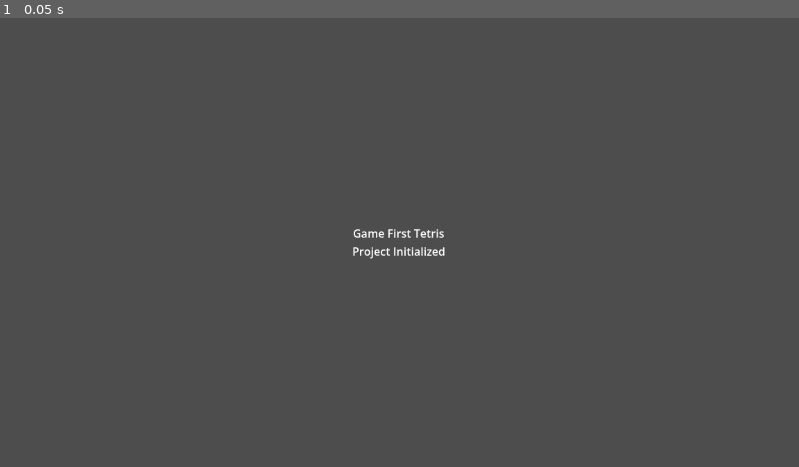
Above: before the commit, frame 1.
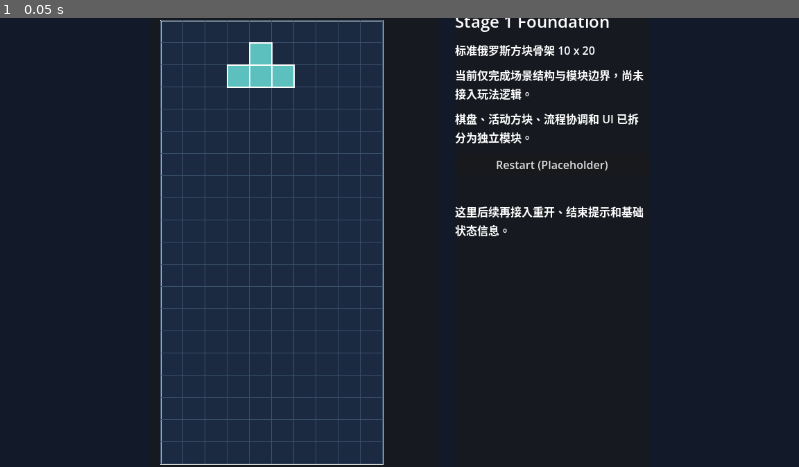
Above: after the commit, the same moment.

Repository: Drew-Z/game-first-tetris
Game: Godot game, scene res://scenes/main/main.tscn
The game is run twice, just before and just after one commit, with the same random seed, the same clock (stepped at 60 frames per second) and the same inputs.
Inputs:
- Up to frame 1 (0.05 s): no input

The runs differ from the first frame. In frame 1, 99% of the frame differs, in the area x 0-100%, y 0-100%.

Commit message:
feat(stage-1): add scene structure and module skeleton

Diff:
--- /dev/null
+++ b/scenes/game/game_root.tscn
@@ -0,0 +1,67 @@
+[gd_scene load_steps=5 format=3 uid="uid://3avk0h3xihvc"]
+
+[ext_resource type="Script" path="res://scripts/game/game_manager.gd" id="1_6g2us"]
+[ext_resource type="Script" path="res://scripts/game/board.gd" id="2_0e3k2"]
+[ext_resource type="Script" path="res://scripts/game/piece.gd" id="3_fcc0d"]
+[ext_resource type="PackedScene" path="res://scenes/ui/game_ui.tscn" id="4_8djlb"]
+
+[node name="GameRoot" type="Control"]
+layout_mode = 3
+anchors_preset = 15
+anchor_right = 1.0
+anchor_bottom = 1.0
+grow_horizontal = 2
+grow_vertical = 2
+
+[node name="Background" type="ColorRect" parent="."]
+layout_mode = 1
+anchors_preset = 15
+anchor_right = 1.0
+anchor_bottom = 1.0
+grow_horizontal = 2
+grow_vertical = 2
+color = Color(0.0705882, 0.101961, 0.160784, 1)
+
+[node name="Layout" type="HBoxContainer" parent="."]
+layout_mode = 1
+anchors_preset = 8
+anchor_left = 0.5
+anchor_top = 0.5
+anchor_right = 0.5
+anchor_bottom = 0.5
+offset_left = -360.0
+offset_top = -336.0
+offset_right = 360.0
+offset_bottom = 336.0
+theme_override_constants/separation = 24
+
+[node name="PlayfieldPanel" type="PanelContainer" parent="Layout"]
+custom_minimum_size = Vector2(400, 672)
+layout_mode = 2
+size_flags_horizontal = 3
+
+[node name="PlayfieldMargin" type="MarginContainer" parent="Layout/PlayfieldPanel"]
+layout_mode = 2
+theme_override_constants/margin_left = 24
+theme_override_constants/margin_top = 16
+theme_override_constants/margin_right = 24
+theme_override_constants/margin_bottom = 16
+
+[node name="Playfield" type="Node2D" parent="Layout/PlayfieldPanel/PlayfieldMargin"]
+position = Vector2(16, 16)
+
+[node name="Board" type="Node2D" parent="Layout/PlayfieldPanel/PlayfieldMargin/Playfield"]
+script = ExtResource("2_0e3k2")
+
+[node name="ActivePiece" type="Node2D" parent="Layout/PlayfieldPanel/PlayfieldMargin/Playfield"]
+script = ExtResource("3_fcc0d")
+
+[node name="SidebarPanel" type="PanelContainer" parent="Layout"]
+custom_minimum_size = Vector2(280, 672)
+layout_mode = 2
+
+[node name="GameUI" parent="Layout/SidebarPanel" instance=ExtResource("4_8djlb")]
+layout_mode = 2
+
+[node name="GameManager" type="Node" parent="."]
+script = ExtResource("1_6g2us")
--- a/scenes/main/main.tscn
+++ b/scenes/main/main.tscn
@@ -1,4 +1,6 @@
-[gd_scene format=3]
+[gd_scene load_steps=2 format=3 uid="uid://di2q7blio7k6k"]
+
+[ext_resource type="PackedScene" path="res://scenes/game/game_root.tscn" id="1_l40vb"]
 
 [node name="Main" type="Control"]
 layout_mode = 3
@@ -8,16 +10,10 @@
 grow_horizontal = 2
 grow_vertical = 2
 
-[node name="CenterContainer" type="CenterContainer" parent="."]
+[node name="GameRoot" parent="." instance=ExtResource("1_l40vb")]
 layout_mode = 1
 anchors_preset = 15
 anchor_right = 1.0
 anchor_bottom = 1.0
 grow_horizontal = 2
 grow_vertical = 2
-
-[node name="Label" type="Label" parent="CenterContainer"]
-layout_mode = 2
-text = "Game First Tetris\nProject Initialized"
-horizontal_alignment = 1
-vertical_alignment = 1
--- /dev/null
+++ b/scenes/ui/game_ui.tscn
@@ -0,0 +1,42 @@
+[gd_scene load_steps=2 format=3 uid="uid://c0w8y74d38xe"]
+
+[ext_resource type="Script" path="res://scripts/ui/game_ui.gd" id="1_s4j1r"]
+
+[node name="GameUI" type="VBoxContainer"]
+custom_minimum_size = Vector2(280, 672)
+offset_right = 280.0
+offset_bottom = 672.0
+theme_override_constants/separation = 12
+script = ExtResource("1_s4j1r")
+
+[node name="TitleLabel" type="Label" parent="."]
+layout_mode = 2
+theme_override_font_sizes/font_size = 24
+text = "Stage 1 Foundation"
+
+[node name="StageLabel" type="Label" parent="."]
+layout_mode = 2
+text = "标准俄罗斯方块骨架"
+
+[node name="StatusLabel" type="Label" parent="."]
+layout_mode = 2
+autowrap_mode = 3
+text = "当前只落场景结构与模块边界。"
+
+[node name="InfoLabel" type="Label" parent="."]
+layout_mode = 2
+autowrap_mode = 3
+text = "棋盘、活动方块、流程协调和 UI 已拆分为独立模块。"
+
+[node name="RestartButton" type="Button" parent="."]
+layout_mode = 2
+text = "Restart (Placeholder)"
+
+[node name="Spacer" type="Control" parent="."]
+custom_minimum_size = Vector2(0, 16)
+layout_mode = 2
+
+[node name="NoteLabel" type="Label" parent="."]
+layout_mode = 2
+autowrap_mode = 3
+text = "这里后续再接入重开、结束提示和基础状态信息。"
--- /dev/null
+++ b/scripts/game/board.gd
@@ -0,0 +1,34 @@
+extends Node2D
+
+@export var columns: int = 10
+@export var rows: int = 20
+@export var cell_size: int = 32
+@export var board_color: Color = Color("1b2a41")
+@export var grid_color: Color = Color("3a506b")
+@export var border_color: Color = Color("e0e1dd")
+
+
+func _ready() -> void:
+	queue_redraw()
+
+
+func _draw() -> void:
+	var board_size := get_board_pixel_size()
+	draw_rect(Rect2(Vector2.ZERO, board_size), board_color, true)
+	draw_rect(Rect2(Vector2.ZERO, board_size), border_color, false, 2.0)
+
+	for column in range(columns + 1):
+		var x := float(column * cell_size)
+		draw_line(Vector2(x, 0.0), Vector2(x, board_size.y), grid_color, 1.0)
+
+	for row in range(rows + 1):
+		var y := float(row * cell_size)
+		draw_line(Vector2(0.0, y), Vector2(board_size.x, y), grid_color, 1.0)
+
+
+func get_board_pixel_size() -> Vector2:
+	return Vector2(columns * cell_size, rows * cell_size)
+
+
+func get_spawn_preview_position() -> Vector2:
+	return Vector2(cell_size * 3, cell_size)
--- /dev/null
+++ b/scripts/game/game_manager.gd
@@ -0,0 +1,20 @@
+extends Node
+
+@onready var board: Node2D = $"../Layout/PlayfieldPanel/PlayfieldMargin/Playfield/Board"
+@onready var active_piece: Node2D = $"../Layout/PlayfieldPanel/PlayfieldMargin/Playfield/ActivePiece"
+@onready var game_ui: VBoxContainer = $"../Layout/SidebarPanel/GameUI"
+
+
+func _ready() -> void:
+	_sync_structure_mode()
+
+
+func _sync_structure_mode() -> void:
+	if board.has_method("get_spawn_preview_position"):
+		active_piece.position = board.call("get_spawn_preview_position")
+
+	if active_piece.get("cell_size") != null and board.get("cell_size") != null:
+		active_piece.set("cell_size", board.get("cell_size"))
+
+	if game_ui.has_method("show_structure_mode"):
+		game_ui.call("show_structure_mode", board.get("columns"), board.get("rows"))
--- /dev/null
+++ b/scripts/game/piece.gd
@@ -0,0 +1,25 @@
+extends Node2D
+
+@export var cell_size: int = 32
+@export var piece_color: Color = Color("5bc0be")
+
+var piece_type: StringName = &"T"
+var rotation_index: int = 0
+var grid_position: Vector2i = Vector2i(3, 1)
+var preview_cells: Array[Vector2i] = [
+	Vector2i(1, 0),
+	Vector2i(0, 1),
+	Vector2i(1, 1),
+	Vector2i(2, 1),
+]
+
+
+func _ready() -> void:
+	queue_redraw()
+
+
+func _draw() -> void:
+	for cell in preview_cells:
+		var rect := Rect2(Vector2(cell) * cell_size, Vector2.ONE * cell_size)
+		draw_rect(rect, piece_color, true)
+		draw_rect(rect, Color.WHITE, false, 2.0)
--- /dev/null
+++ b/scripts/ui/game_ui.gd
@@ -0,0 +1,9 @@
+extends VBoxContainer
+
+@onready var stage_label: Label = $StageLabel
+@onready var status_label: Label = $StatusLabel
+
+
+func show_structure_mode(columns: int, rows: int) -> void:
+	stage_label.text = "标准俄罗斯方块骨架 %d x %d" % [columns, rows]
+	status_label.text = "当前仅完成场景结构与模块边界，尚未接入玩法逻辑。"
Not shown, changed: README.md
Not shown, added: docs/stage-1-architecture.md
Not shown, changed: docs/task-board.md
